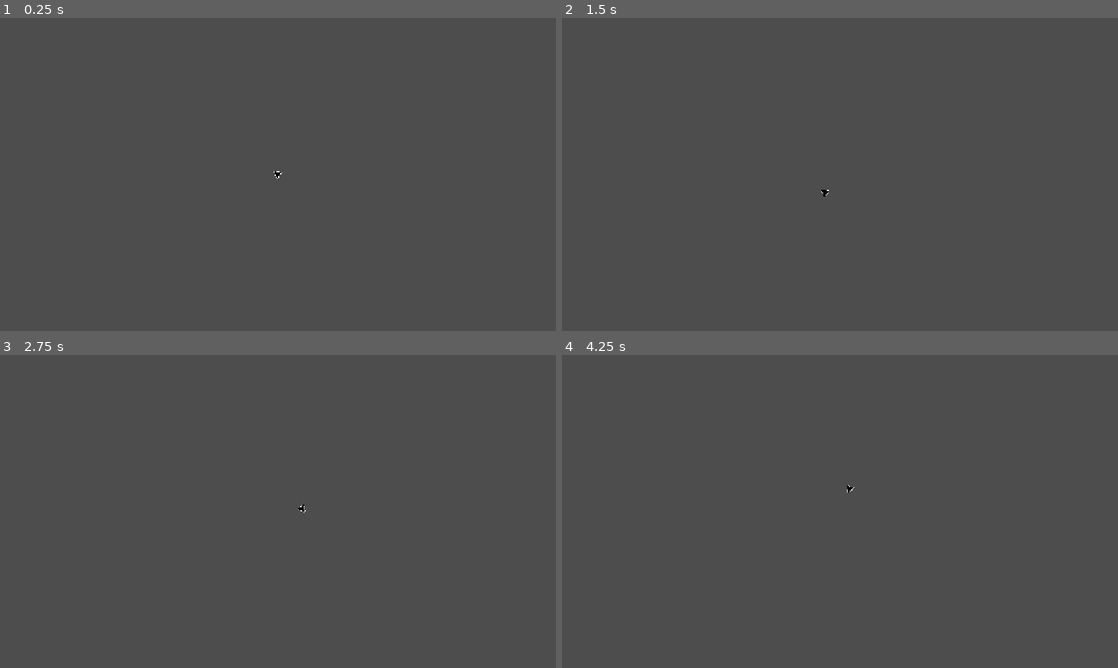
Above: before the commit, frames 1-4 (two rows, left to right).
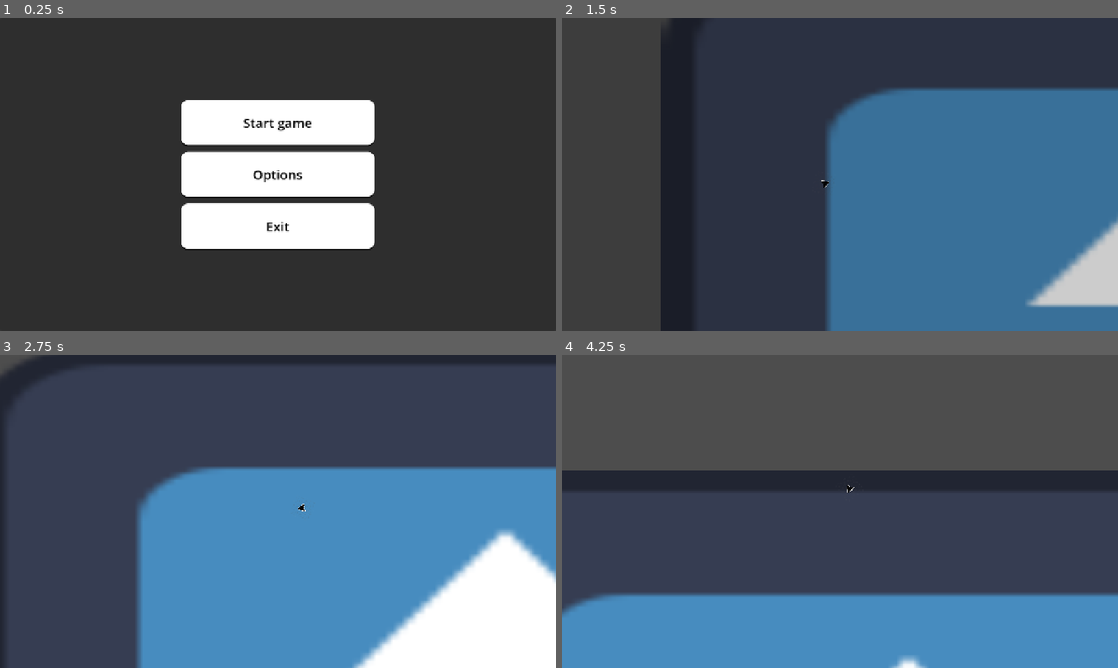
Above: after the commit, the same moments.

Repository: kokiheey/game-jam-repo
Game: Godot game, scene res://Scenes/main_menu.tscn
Two runs of this game, one before a commit and one after it. Both use one fixed random seed, a clock stepped at 60 frames per second and the inputs below. Before the commit the project starts from res://Scenes/Player.tscn. The engine's default icon, where the game draws it, is replaced by a stand-in: a white triangle on a blue panel in a dark square.
Inputs (mouse positions are in pixels of both pictures, inside the frame that each line leads up to):
- Up to frame 1 (0.25 s): no input
- Up to frame 2 (1.5 s): click (840, 121) at 0.5 s, where only the run after the commit has a clickable "Start game"; move the mouse to (962, 158) at 1.27 s; hold W (moveForward) from 1.28 s (still down)
- Up to frame 3 (2.75 s): move the mouse to (166, 527) at 2.02 s; release W (moveForward) at 2.03 s
- Up to frame 4 (4.25 s): move the mouse to (895, 442) at 2.77 s; hold W (moveForward) from 2.78 s (still down); move the mouse to (812, 574) at 3.52 s

The runs differ from the first frame. In frame 1, 100% of the frame differs, in the area x 0-100%, y 0-100%; in frame 2, 82%; in frame 3, 54%; in frame 4, 31%.

Commit message:
Changed starting scene

Diff:
--- a/gmtk2026/Scenes/game.tscn
+++ b/gmtk2026/Scenes/game.tscn
@@ -1,9 +1,11 @@
 [gd_scene format=3 uid="uid://d1qgofjw5l5ys"]
 
 [ext_resource type="Texture2D" uid="uid://ciuxyaoktugh5" path="res://icon.svg" id="1_ebmjs"]
+[ext_resource type="Script" uid="uid://c4nsw28aqw08i" path="res://Scripts/game.gd" id="1_wrm1d"]
 [ext_resource type="PackedScene" uid="uid://demcgqsqh7jh1" path="res://Scenes/Player.tscn" id="2_qxrlw"]
 
 [node name="Game" type="Node2D" unique_id=794815185]
+script = ExtResource("1_wrm1d")
 
 [node name="Icon" type="Sprite2D" parent="." unique_id=147276396]
 position = Vector2(864.00006, 248.00003)
--- /dev/null
+++ b/gmtk2026/Scripts/game.gd
@@ -0,0 +1,11 @@
+extends Node2D
+
+
+# Called when the node enters the scene tree for the first time.
+func _ready() -> void:
+	pass # Replace with function body.
+
+
+# Called every frame. 'delta' is the elapsed time since the previous frame.
+func _process(delta: float) -> void:
+	pass
--- a/gmtk2026/project.godot
+++ b/gmtk2026/project.godot
@@ -11,7 +11,7 @@
 [application]
 
 config/name="gmtk2026"
-run/main_scene="uid://demcgqsqh7jh1"
+run/main_scene="uid://lroibhdnwi5o"
 config/features=PackedStringArray("4.7", "Forward Plus")
 config/icon="res://icon.svg"
 
Not shown, added: gmtk2026/Scripts/game.gd.uid
